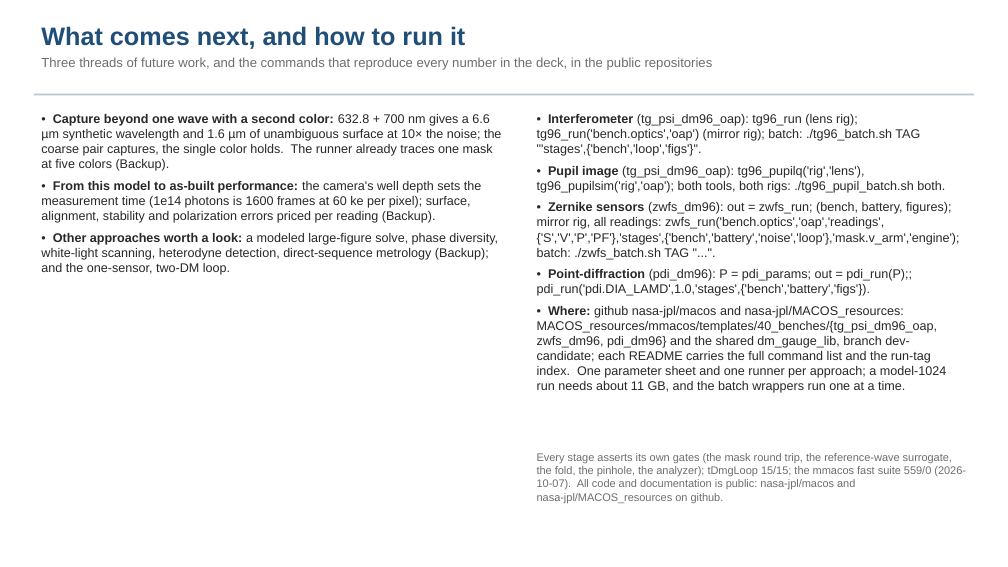
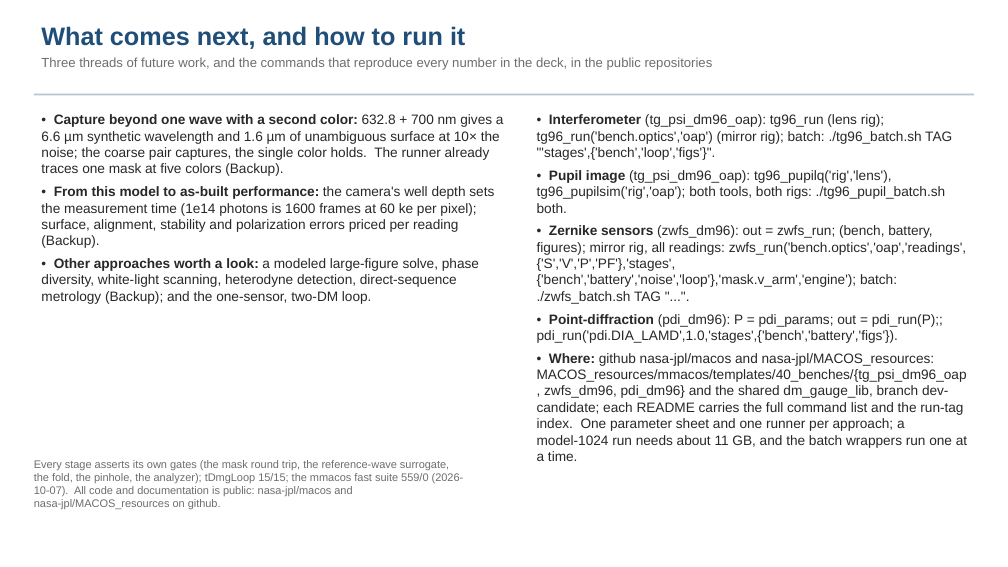
Before and after one commit to nasa-jpl/macos, a slide deck: slide 21 of demo_session/deck_gauges_short.pptx. Drawn at 1008x567 pixels with LibreOffice and Linux fonts; fonts in the diff are those of the drawing. Boxes give left, top, right and bottom in pixels: in the first picture for what was removed or moved away, otherwise in the second. Text is boxed around its words. In the diff, an @@ line names an element or a change of style, - is before the commit and + after.

```diff
--- a/demo_session/deck_gauges_short.pptx
+++ b/demo_session/deck_gauges_short.pptx
@@ text "• Capture beyond one wave ..." at <box>41,114,504,304</box>: size 12 to 13 pt @@
@@ text "• Interferometer (tg_psi_dm96_oap): tg96_run (lens ..." at <box>537,114,967,461</box>: size 12 to 13 pt @@
@@ text "Every stage asserts its own ...": place and size @@
-text "Every stage asserts its own ..." at <box>537,453,966,503</box>
+text "Every stage asserts its own ..." at <box>34,460,464,509</box>
```
Also in this commit, not shown: 4 other slides changed, 2 slides removed, 4 other files.
